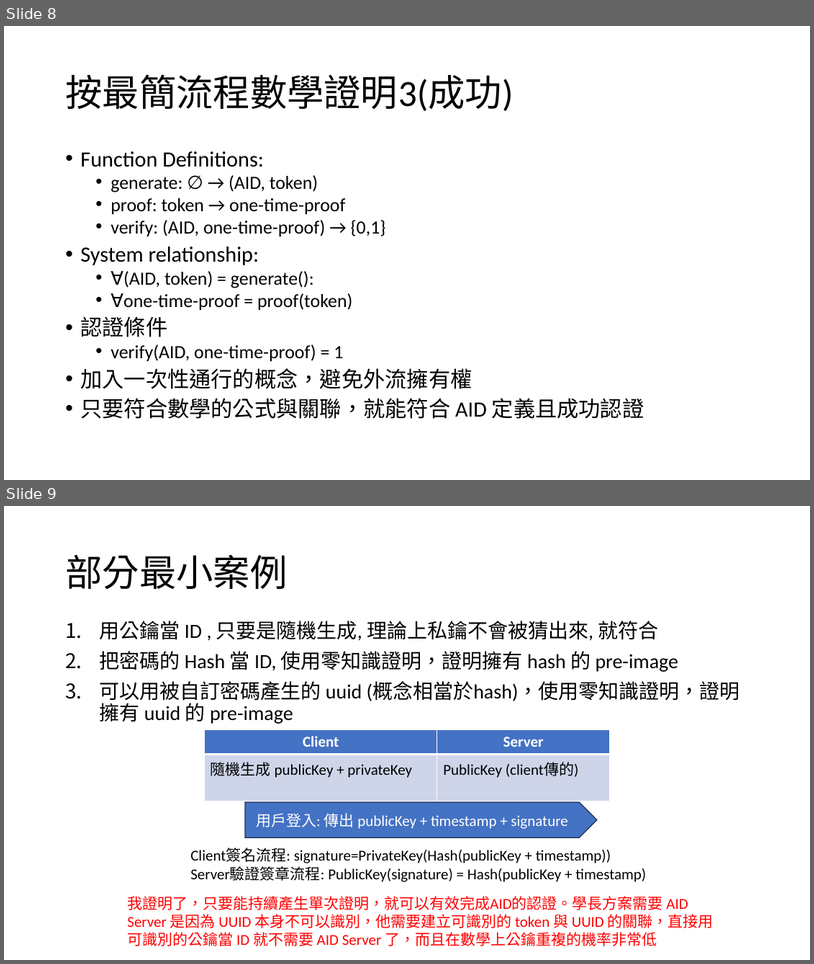
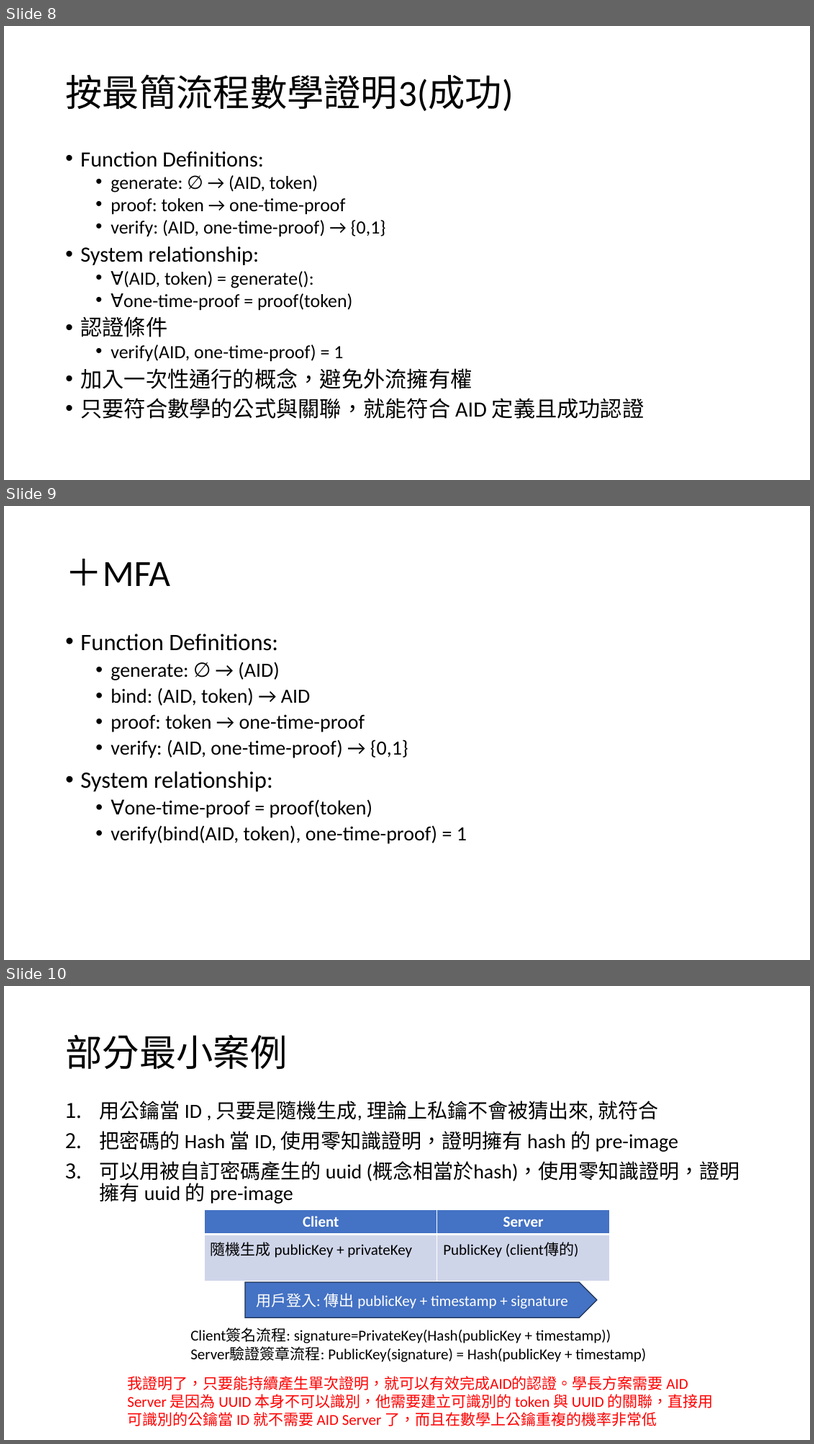
Before and after one commit to leon123858/aid-paper, a slide deck: docs/最小可認證.pptx. Shown one above the other, each under a label of ours: slides 8 and 9 before the commit, slides 8, 9 and 10 after it. The pictures are 814x964 and 814x1444 pixels, drawn with LibreOffice and Linux fonts; fonts in the diff are those of the drawing. Boxes give left, top, right and bottom in pixels: in the first picture for what was removed or moved away, otherwise in the second. Text is boxed around its words. In the diff, an @@ line names an element or a change of style, - is before the commit and + after.

```diff
--- a/docs/最小可認證.pptx
+++ b/docs/最小可認證.pptx
@@ slide 9 added at box(4, 506, 810, 960), background #FFFFFF @@
@@ title added at box(65, 559, 170, 586), 44 pt, text #000000 @@
+＋MFA
@@ text added at box(80, 633, 467, 844), 24 pt, text #000000 @@
+• Function Definitions:
+  • generate: ∅ → (AID)
+  • bind: (AID, token) → AID
+  • proof: token → one-time-proof
+  • verify: (AID, one-time-proof) → {0,1}
+• System relationship:
+  • ∀one-time-proof = proof(token)
+  • verify(bind(AID, token), one-time-proof) = 1
@@ what was slide 9 is now slide 10 @@
```
Also in this commit, not shown: 2 slides changed, 8 other files.
